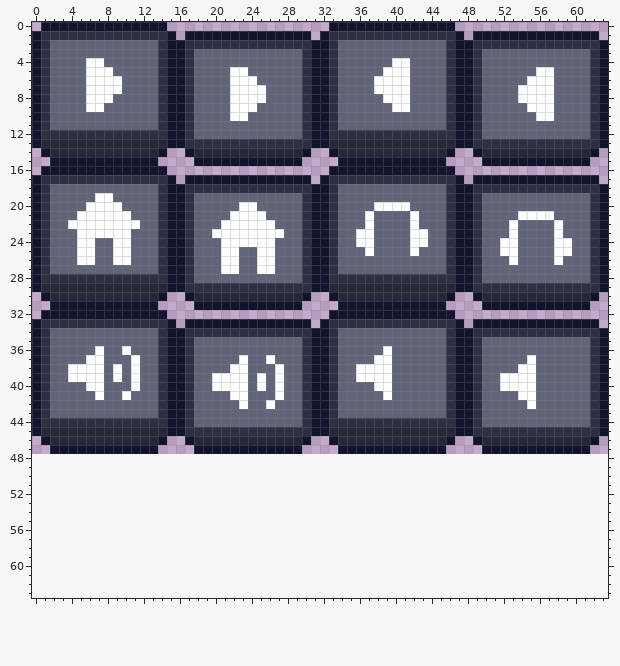
Pixel-art sprite: Assets/Art/Sprites/UI/spr_pauseButtons.png. Above is the file before it was changed.
The file is 64x48 pixels. The old version is drawn lined up with the new one, on the new canvas.
Once edited:
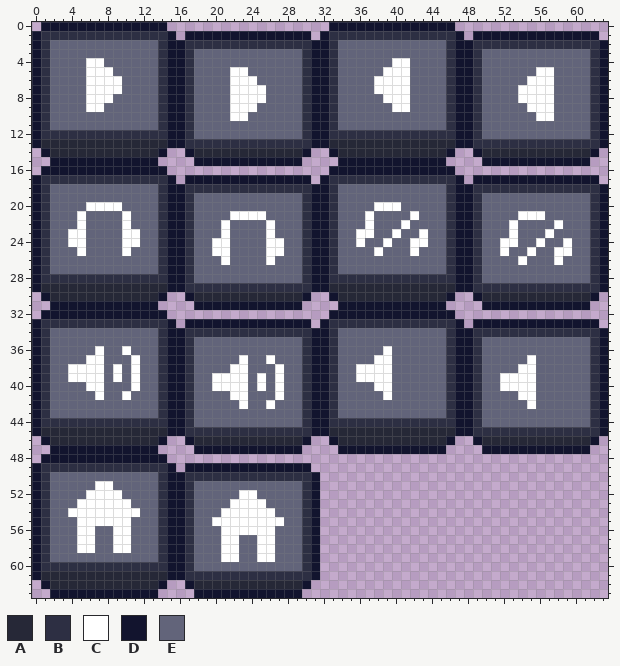
Palette (. is transparent): A #262837  B #2d2f43  C #ffffff  D #12142e  E #62647a
Diff:
{"change": "canvas 64x48 -> 64x64"}
{"y":19,"x":7,"old":"CC","new":"EE"}
{"y":20,"x":23,"old":"CC","new":"EE"}
{"y":20,"x":41,"old":"C","new":"E"}
{"y":21,"x":6,"old":"CCCC","new":"EEEE"}
{"y":21,"x":57,"old":"C","new":"E"}
{"y":22,"x":4,"old":"C","new":"E"}
{"y":22,"x":6,"old":"CCCC","new":"EEEE"}
{"y":22,"x":11,"old":"C","new":"E"}
{"y":22,"x":22,"old":"CCCC","new":"EEEE"}
{"y":22,"x":41,"old":"EC","new":"CE"}
{"y":23,"x":4,"old":"E","new":"C"}
{"y":23,"x":6,"old":"CCCC","new":"EEEE"}
{"y":23,"x":11,"old":"E","new":"C"}
{"y":23,"x":20,"old":"C","new":"E"}
{"y":23,"x":22,"old":"CCCC","new":"EEEE"}
{"y":23,"x":27,"old":"C","new":"E"}
{"y":23,"x":40,"old":"E","new":"C"}
{"y":23,"x":42,"old":"C","new":"E"}
{"y":23,"x":57,"old":"EC","new":"CE"}
{"y":24,"x":4,"old":"E","new":"C"}
{"y":24,"x":6,"old":"C","new":"E"}
{"y":24,"x":9,"old":"C","new":"E"}
{"y":24,"x":11,"old":"E","new":"C"}
{"y":24,"x":20,"old":"E","new":"C"}
{"y":24,"x":22,"old":"CCCC","new":"EEEE"}
{"y":24,"x":27,"old":"E","new":"C"}
{"y":24,"x":37,"old":"C","new":"E"}
{"y":24,"x":39,"old":"E","new":"C"}
{"y":24,"x":56,"old":"E","new":"C"}
{"y":24,"x":58,"old":"C","new":"E"}
{"y":25,"x":6,"old":"C","new":"E"}
{"y":25,"x":9,"old":"C","new":"E"}
{"y":25,"x":20,"old":"E","new":"C"}
{"y":25,"x":22,"old":"C","new":"E"}
{"y":25,"x":25,"old":"C","new":"E"}
{"y":25,"x":27,"old":"E","new":"C"}
{"y":25,"x":37,"old":"CE","new":"EC"}
{"y":25,"x":53,"old":"C","new":"E"}
{"y":25,"x":55,"old":"E","new":"C"}
{"y":26,"x":5,"old":"CC","new":"EE"}
{"y":26,"x":9,"old":"CC","new":"EE"}
{"y":26,"x":22,"old":"C","new":"E"}
{"y":26,"x":25,"old":"C","new":"E"}
{"y":26,"x":53,"old":"CE","new":"EC"}
{"y":27,"x":21,"old":"CC","new":"EE"}
{"y":27,"x":25,"old":"CC","new":"EE"}
{"y":48,"x":1,"old":"..............","new":"DDDDDDDDDDDDDD"}
{"y":49,"x":0,"old":"................","new":"DBBBBBBBBBBBBBBD"}
{"y":49,"x":17,"old":"..............","new":"DDDDDDDDDDDDDD"}
{"y":50,"x":0,"old":"................................","new":"DBEEEEEEEEEEEEBDDBBBBBBBBBBBBBBD"}
{"y":51,"x":0,"old":"................................","new":"DBEEEEECCEEEEEBDDBEEEEEEEEEEEEBD"}
{"y":52,"x":0,"old":"................................","new":"DBEEEECCCCEEEEBDDBEEEEECCEEEEEBD"}
{"y":53,"x":0,"old":"................................","new":"DBEEECCCCCCEEEBDDBEEEECCCCEEEEBD"}
{"y":54,"x":0,"old":"................................","new":"DBEECCCCCCCCEEBDDBEEECCCCCCEEEBD"}
{"y":55,"x":0,"old":"................................","new":"DBEEECCCCCCEEEBDDBEECCCCCCCCEEBD"}
{"y":56,"x":0,"old":"................................","new":"DBEEECCEECCEEEBDDBEEECCCCCCEEEBD"}
{"y":57,"x":0,"old":"................................","new":"DBEEECCEECCEEEBDDBEEECCEECCEEEBD"}
{"y":58,"x":0,"old":"................................","new":"DBEEECCEECCEEEBDDBEEECCEECCEEEBD"}
{"y":59,"x":0,"old":"................................","new":"DBEEEEEEEEEEEEBDDBEEECCEECCEEEBD"}
{"y":60,"x":0,"old":"................................","new":"DBBBBBBBBBBBBBBDDBEEEEEEEEEEEEBD"}
{"y":61,"x":0,"old":"................................","new":"DAAAAAAAAAAAAAADDBBBBBBBBBBBBBBD"}
{"y":62,"x":1,"old":"..............","new":"DAAAAAAAAAAAAD"}
{"y":62,"x":17,"old":"..............","new":"DAAAAAAAAAAAAD"}
{"y":63,"x":2,"old":"............","new":"DDDDDDDDDDDD"}
{"y":63,"x":18,"old":"............","new":"DDDDDDDDDDDD"}
{"label":"changed","picture_box":[68,193,140,265]}
{"label":"changed","picture_box":[212,202,284,274]}
{"label":"changed","picture_box":[365,202,419,256]}
{"label":"changed","picture_box":[509,211,563,265]}
{"label":"added","picture_box":[32,454,320,598]}
